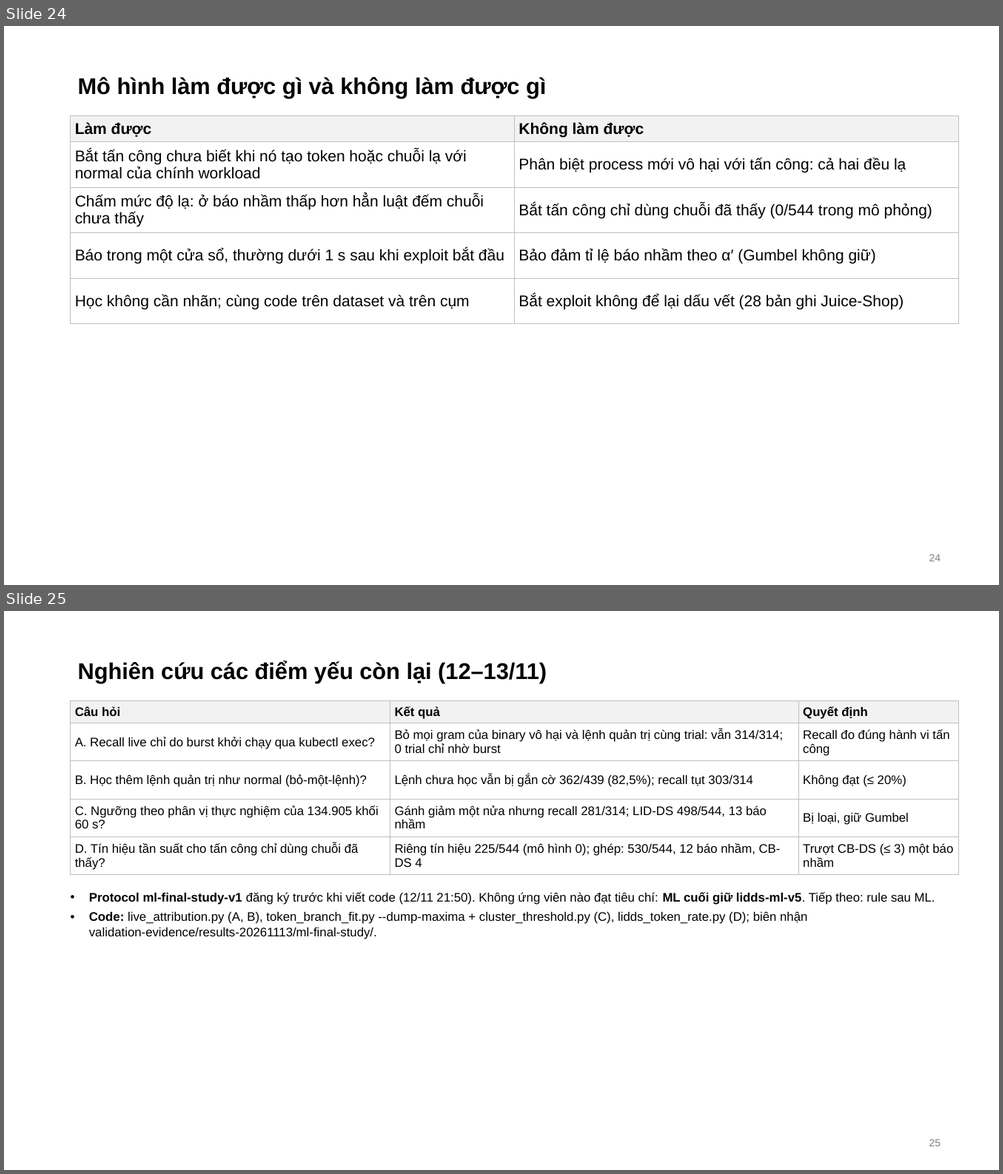
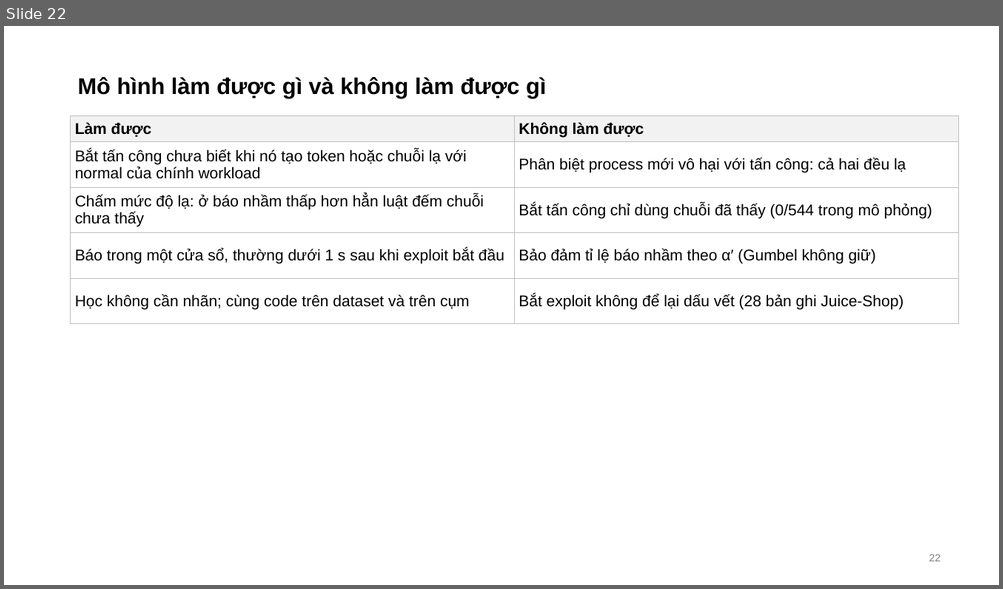
Before and after one commit to tndat-dev/eBPF-project, a slide deck: docs/Slide-runtime_security(13_11).pptx. Shown one above the other, each under a label of ours: slides 24 and 25 before the commit, slide 22 after it. The pictures are 1003x1174 and 1003x589 pixels, drawn with LibreOffice and Linux fonts; fonts in the diff are those of the drawing. Boxes give left, top, right and bottom in pixels: in the first picture for what was removed or moved away, otherwise in the second. Text is boxed around its words. In the diff, an @@ line names an element or a change of style, - is before the commit and + after.

```diff
--- a/docs/Slide-runtime_security(13_11).pptx
+++ b/docs/Slide-runtime_security(13_11).pptx
@@ slide 25 removed at box(4, 611, 999, 1170), background #FFFFFF @@
@@ title removed at box(78, 661, 546, 683) @@
-Nghiên cứu các điểm yếu còn lại (12–13/11)
@@ table removed at box(71, 701, 958, 875), 5 rows, 3 columns @@
-Câu hỏi | Kết quả | Quyết định
-A. Recall live chỉ do burst khởi chạy qua kubectl exec? | Bỏ mọi gram của binary vô hại và lệnh quản trị cùng trial: vẫn 314/314; 0 trial chỉ nhờ burst | Recall đo đúng hành vi tấn công
-B. Học thêm lệnh quản trị như normal (bỏ-một-lệnh)? | Lệnh chưa học vẫn bị gắn cờ 362/439 (82,5%); recall tụt 303/314 | Không đạt (≤ 20%)
-C. Ngưỡng theo phân vị thực nghiệm của 134.905 khối 60 s? | Gánh giảm một nửa nhưng recall 281/314; LID-DS 498/544, 13 báo nhầm | Bị loại, giữ Gumbel
-D. Tín hiệu tần suất cho tấn công chỉ dùng chuỗi đã thấy? | Riêng tín hiệu 225/544 (mô hình 0); ghép: 530/544, 12 báo nhầm, CB-DS 4 | Trượt CB-DS (≤ 3) một báo nhầm
@@ text removed at box(89, 892, 935, 940) @@
-• Protocol ml-final-study-v1 đăng ký trước khi viết code (12/11 21:50). Không ứng viên nào đạt tiêu chí: ML cuối giữ lidds-ml-v5. Tiếp theo: rule sau ML.
-• Code: live_attribution.py (A, B), token_branch_fit.py --dump-maxima + cluster_threshold.py (C), lidds_token_rate.py (D); biên nhận validation-evidence/results-20261113/ml-final-study/.
@@ page number removed at box(929, 1139, 941, 1147) @@
-25
@@ what was slide 24 is now slide 22 @@
@@ page number at box(929, 554, 941, 562): text changed @@
-24
+22
```
Also in this commit, not shown: 1 slide changed, 2 other slides removed, 3 other files.
